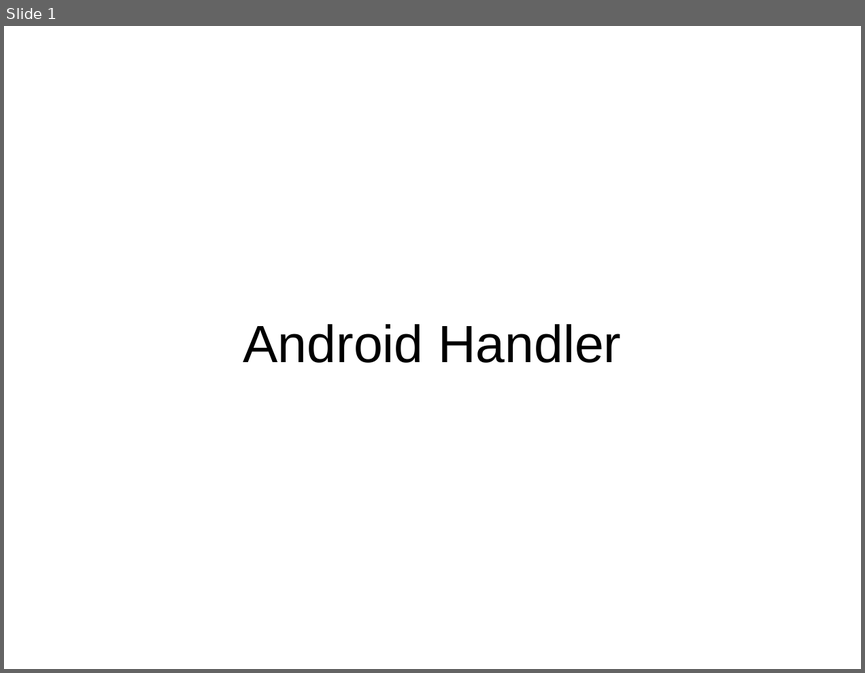
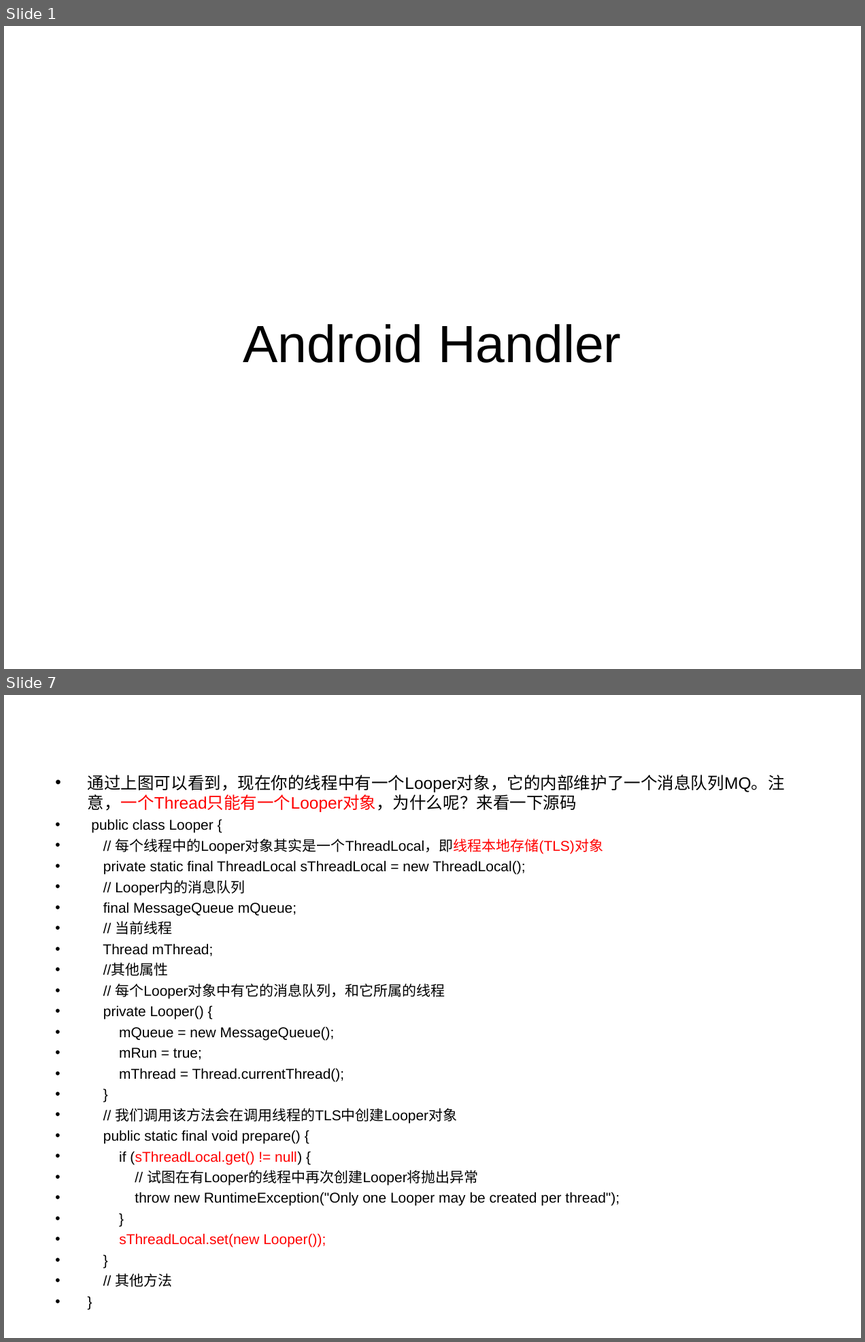
Before and after one commit to PeakLi/Android-Handler, a slide deck: Android Handler.ppt. Shown one above the other, each under a label of ours: slide 1 before the commit, slides 1 and 7 after it; the slides between them are not shown. The pictures are 865x673 and 865x1342 pixels, drawn with LibreOffice and Linux fonts; fonts in the diff are those of the drawing. Boxes give left, top, right and bottom in pixels: in the first picture for what was removed or moved away, otherwise in the second. Text is boxed around its words. In the diff, an @@ line names an element or a change of style, - is before the commit and + after.

```diff
--- a/Android Handler.ppt
+++ b/Android Handler.ppt
@@ slide 7 added at <box>4,695,861,1338</box>, background #FFFFFF @@
@@ text added at <box>88,775,785,1287</box>, 12 pt, text #000000 @@
+• 通过上图可以看到，现在你的线程中有一个Looper对象，它的内部维护了一个消息队列MQ。注意，一个Thread只能有一个Looper对象，为什么呢？来看一下源码
+• public class Looper {
+• // 每个线程中的Looper对象其实是一个ThreadLocal，即线程本地存储(TLS)对象
+• private static final ThreadLocal sThreadLocal = new ThreadLocal();
+• // Looper内的消息队列
+• final MessageQueue mQueue;
+• // 当前线程
+• Thread mThread;
+• //其他属性
+• // 每个Looper对象中有它的消息队列，和它所属的线程
+• private Looper() {
+• mQueue = new MessageQueue();
+• mRun = true;
+• mThread = Thread.currentThread();
+• }
+• // 我们调用该方法会在调用线程的TLS中创建Looper对象
+• public static final void prepare() {
+• if (sThreadLocal.get() != null) {
+• // 试图在有Looper的线程中再次创建Looper将抛出异常
+• throw new RuntimeException("Only one Looper may be created per thread");
+• }
+• sThreadLocal.set(new Looper());
+• }
+• // 其他方法
+• }
```
Also in this commit, not shown: 1 slide changed, 6 other slides added, 1 slide removed.
